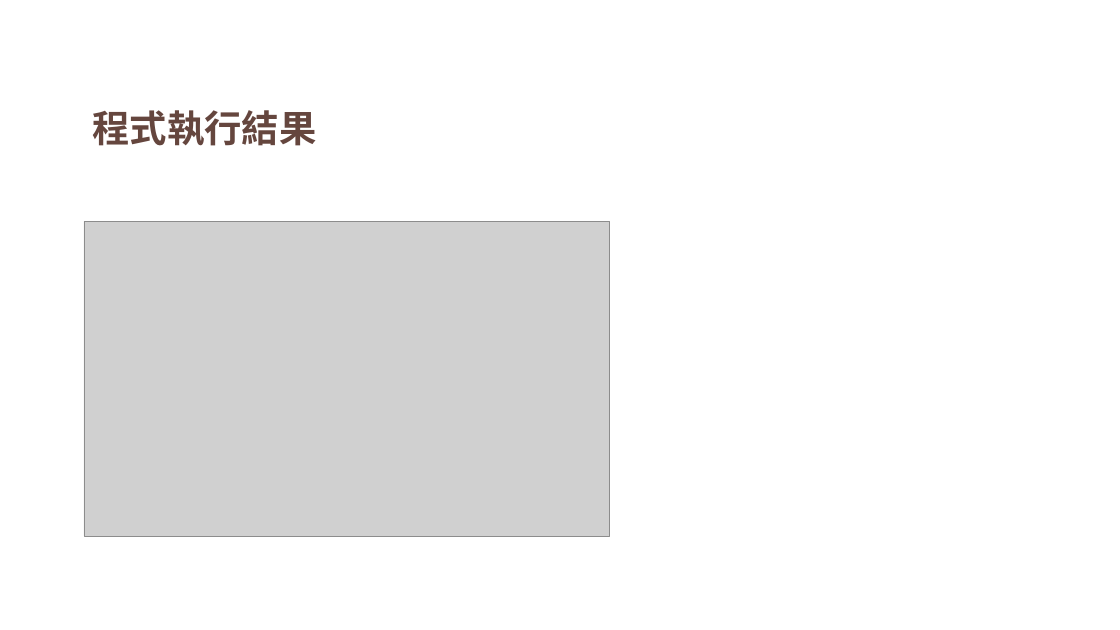
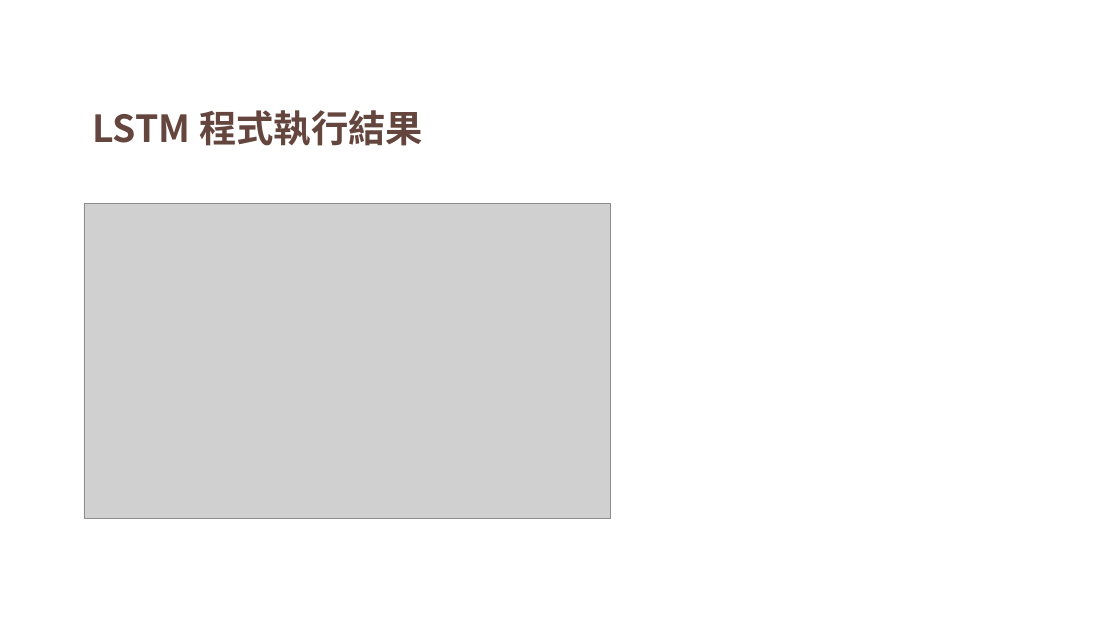
Before and after one commit to TheRiseOfDavid/NTUTcs_media, a slide deck: slide 8 of hw08/Project8_第32組_小組報告/report/Project8_第32組.pptx (slide 6 before the commit). Drawn at 1120x630 pixels with LibreOffice and Linux fonts; fonts in the diff are those of the drawing; grey boxes stand for pictures; background and template pictures are left out. Boxes give left, top, right and bottom in pixels: in the first picture for what was removed or moved away, otherwise in the second. Text is boxed around its words. In the diff, an @@ line names an element or a change of style, - is before the commit and + after.

```diff
--- a/hw08/Project8_第32組_小組報告/report/Project8_第32組.pptx
+++ b/hw08/Project8_第32組_小組報告/report/Project8_第32組.pptx
@@ title at (92,110,423,146): text changed @@
-程式執行結果
+LSTM 程式執行結果
@@ picture: place and size @@
-picture at (84,222,610,536)
+picture at (84,203,611,518)
```
Also in this commit, not shown: 2 other slides changed, 2 slides added, 3 other files.
